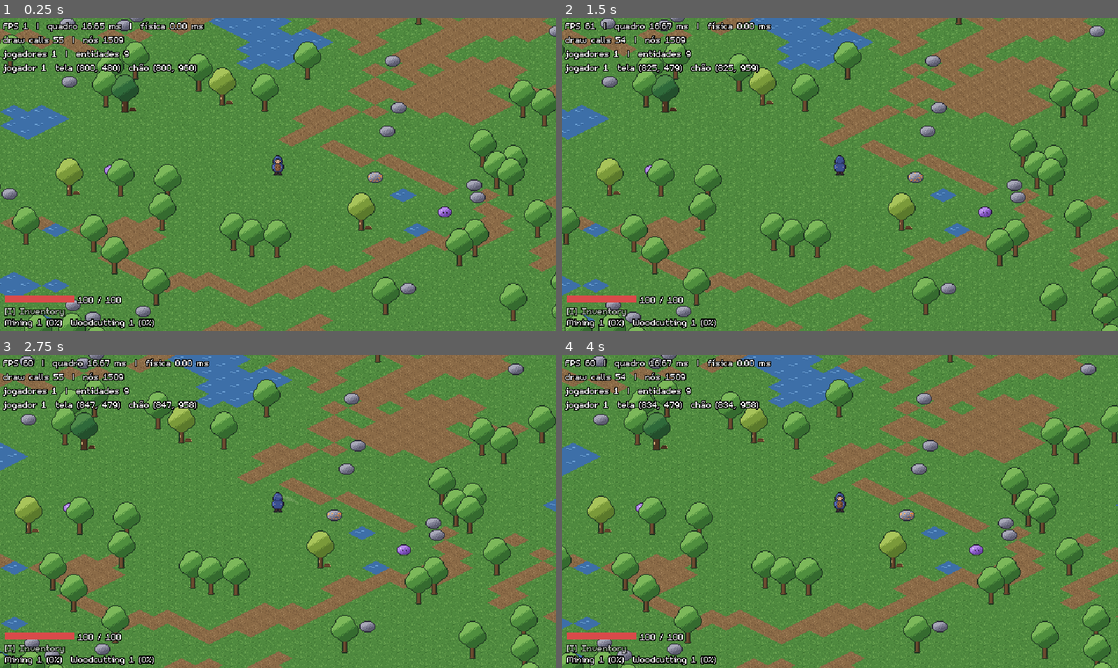
Above: before the commit, frames 1-4 (two rows, left to right).
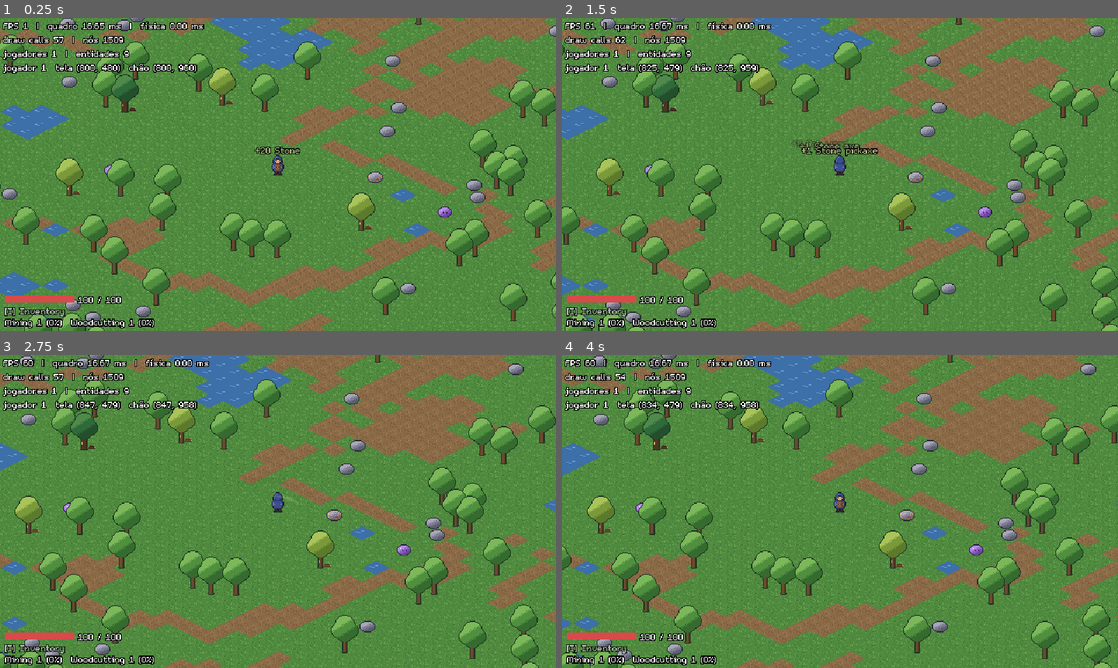
Above: after the commit, the same moments.

Repository: joaovictormendessilva/2d-isometric
Game: Godot game, scene res://scenes/main/main.tscn
Two runs of this game, one before a commit and one after it. Both use one fixed random seed, a clock stepped at 60 frames per second and the inputs below.
Inputs (mouse positions are in pixels of both pictures, inside the frame that each line leads up to):
- Up to frame 1 (0.25 s): no input
- Up to frame 2 (1.5 s): tap Enter (ui_accept) at 0.5, 0.77 s; move the mouse to (962, 158) at 0.52 s; press the mouse at (962, 158) at 0.53 s; hold D (move_right) 0.53-1.25 s; release the mouse at (962, 158) at 1.25 s; drag from (728, 190) to (812, 237) at 1.27 s
- Up to frame 3 (2.75 s): move the mouse to (333, 442) at 2.02 s; press the mouse at (333, 442) at 2.03 s; hold D (move_right) from 2.03 s (still down)
- Up to frame 4 (4 s): release D (move_right) at 2.75 s; release the mouse at (895, 442) at 2.75 s; drag from (812, 574) to (673, 464) at 2.77 s; tap Enter (ui_accept) at 3.5, 3.77 s; move the mouse to (1006, 558) at 3.52 s; press the mouse at (1006, 558) at 3.53 s; hold A (move_left) from 3.53 s (still down)

The runs differ from the first frame. In frame 1, 0.2% of the frame differs, in the area x 10-54%, y 6-44%; in frame 2, 0.5%, in the area x 9-57%, y 5-45%; in frame 3, less than 0.1%; in frame 4, nothing differs.

Commit message:
Fix world texts vanishing after the window switches to a region's world; add rendered checks; F2 validated

Diff:
--- a/scenes/main/main.gd
+++ b/scenes/main/main.gd
@@ -201,6 +201,12 @@
 	region = shown
 	worlds.show_region(shown)
 	_camera.set_bounds(shown.camera_bounds)
+	# A Godot solta a camada que segue a câmera (textos do mundo) quando o mundo da janela
+	# troca; tirar e pôr de volta na árvore a liga ao mundo novo (ver tests/render_checks.gd).
+	var world_text := _damage_numbers.get_parent()
+	remove_child(world_text)
+	add_child(world_text)
+	move_child(world_text, _camera.get_index())
 
 
 ## O personagem do jogador local chegou (no host, na hora; no cliente, quando o host o cria).
--- /dev/null
+++ b/tests/render_checks.gd
@@ -0,0 +1,67 @@
+extends SceneTree
+## Verificações que precisam da imagem desenhada (os testes de `run_tests.gd` rodam sem tela e
+## não enxergam pixels). Hoje: os textos do mundo (dano, itens ganhos, "[E] Coletar") aparecem
+## na região inicial e continuam aparecendo depois de viajar para outra região.
+##
+## Uso (com janela): Godot --path . --fixed-fps 60 -s res://tests/render_checks.gd
+## Sai com código 1 se alguma verificação falhar.
+
+const MAIN_SCENE := preload("res://scenes/main/main.tscn")
+## Cor que não existe no mapa (magenta): pixels perto dela só podem vir do texto de teste.
+const MARK_COLOR := Color(1.0, 0.0, 1.0)
+const MIN_MARK_PIXELS := 20
+const TRAVEL_FRAMES := 60
+
+var _failures := PackedStringArray()
+
+
+func _initialize() -> void:
+	_run.call_deferred()
+
+
+func _run() -> void:
+	SaveService.default_path = ""  # não lê nem grava o save de quem joga
+	var game: Node = MAIN_SCENE.instantiate()
+	game.use_debug_starter_kit = false
+	root.add_child(game)
+	game.detach_local_input()
+	await _check_world_text(game, "campina")
+
+	var player := _player(game)
+	player.position = (game.region as Region).get_passage(&"to_forest").global_position
+	player.reset_physics_interpolation()
+	for i in TRAVEL_FRAMES:
+		await physics_frame
+	if game.region.region_id != &"forest":
+		_failures.append("não chegou na floresta")
+	await _check_world_text(game, "floresta (depois de viajar)")
+
+	for failure in _failures:
+		print("  FALHA ", failure)
+	print("[render] %s" % ("ok" if _failures.is_empty() else "%d falha(s)" % _failures.size()))
+	quit(0 if _failures.is_empty() else 1)
+
+
+func _check_world_text(game: Node, where: String) -> void:
+	var numbers: DamageNumbers = game.get_node("WorldText/DamageNumbers")
+	numbers.show_text(_player(game).position, "TESTE", MARK_COLOR, 5.0)
+	for i in 5:
+		await process_frame
+	await RenderingServer.frame_post_draw
+	var pixels := _count_mark_pixels(root.get_texture().get_image())
+	if pixels < MIN_MARK_PIXELS:
+		_failures.append("texto do mundo invisível na %s (%d pixels da cor de teste)" % [where, pixels])
+
+
+func _count_mark_pixels(image: Image) -> int:
+	var count := 0
+	for y in image.get_height():
+		for x in image.get_width():
+			var pixel := image.get_pixel(x, y)
+			if pixel.r > 0.8 and pixel.g < 0.3 and pixel.b > 0.8:  # o texto já começa a sumir
+				count += 1
+	return count
+
+
+func _player(game: Node) -> Character:
+	return (game.session as GameSession).get_player_entity(game.local_player_id()) as Character
Not shown, added: tests/render_checks.gd.uid
Not shown, changed: .claude/skills/project-checklist/SKILL.md
Not shown, changed: CLAUDE.md
Not shown, changed: docs/01-decisoes.md
Not shown, changed: docs/02-plano-e-status.md
